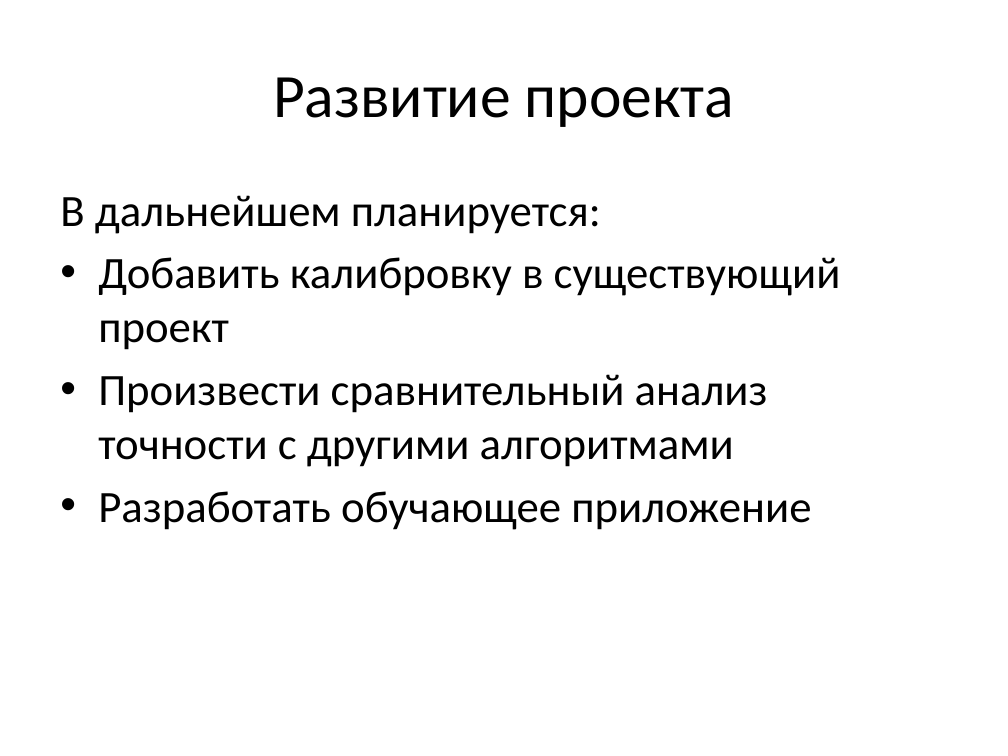
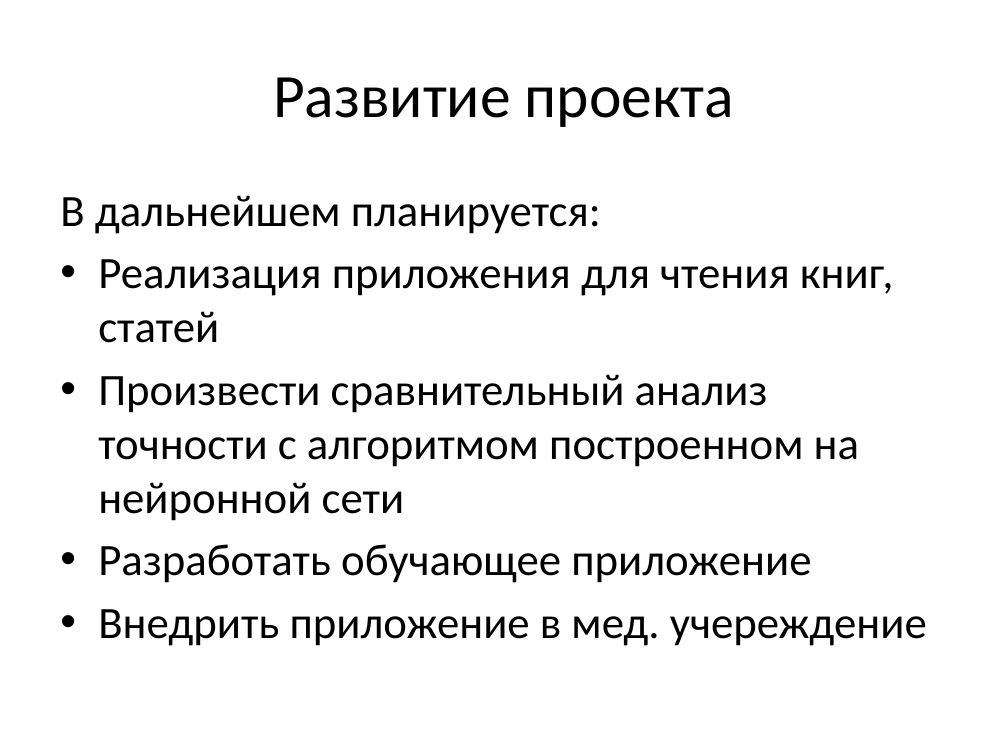
Before and after one commit to takentui/EyeWindowsController, a slide deck: slide 11 of Система альтернативного управления ПК.pptx. Drawn at 1008x756 pixels with LibreOffice and Linux fonts; fonts in the diff are those of the drawing. Boxes give left, top, right and bottom in pixels: in the first picture for what was removed or moved away, otherwise in the second. Text is boxed around its words. In the diff, an @@ line names an element or a change of style, - is before the commit and + after.

```diff
--- a/Система альтернативного управления ПК.pptx
+++ b/Система альтернативного управления ПК.pptx
@@ text at [98,259,894,521]: text changed @@
-• Добавить калибровку в существующий проект
-• Произвести сравнительный анализ точности с другими алгоритмами
+• Реализация приложения для чтения книг, статей
+• Произвести сравнительный анализ точности с алгоритмом построенном на нейронной сети
@@ text at [98,609,927,646]: paragraph added @@
+• Внедрить приложение в мед. учереждение
```
Also in this commit, not shown: 6 other slides changed, 1 slide added, 1 slide removed, 34 other files.
